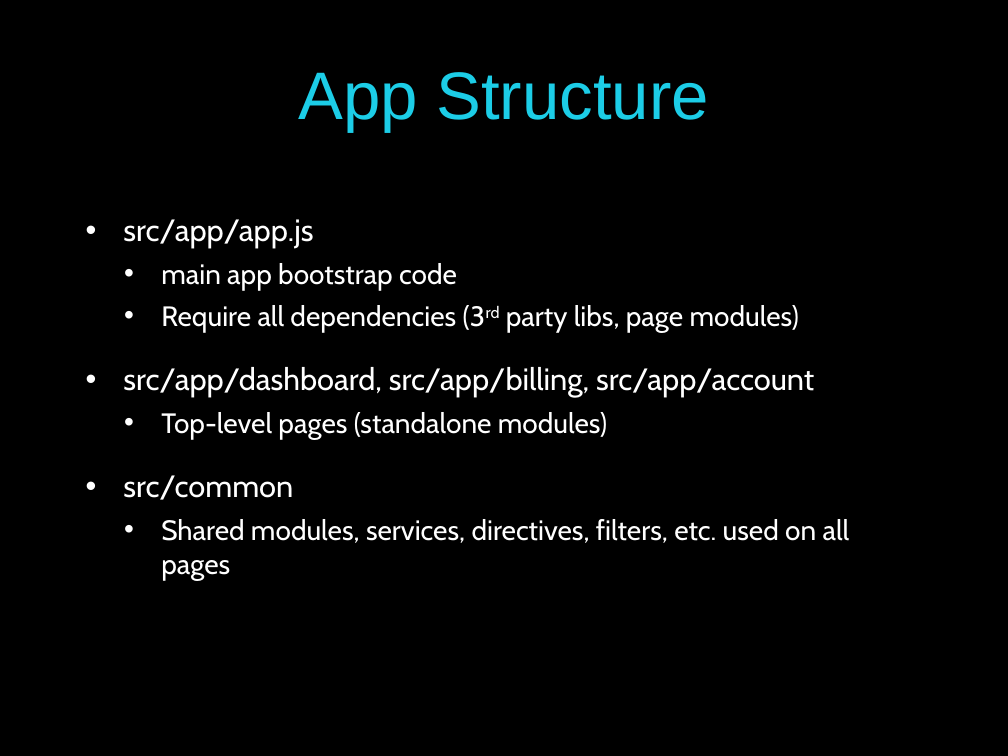
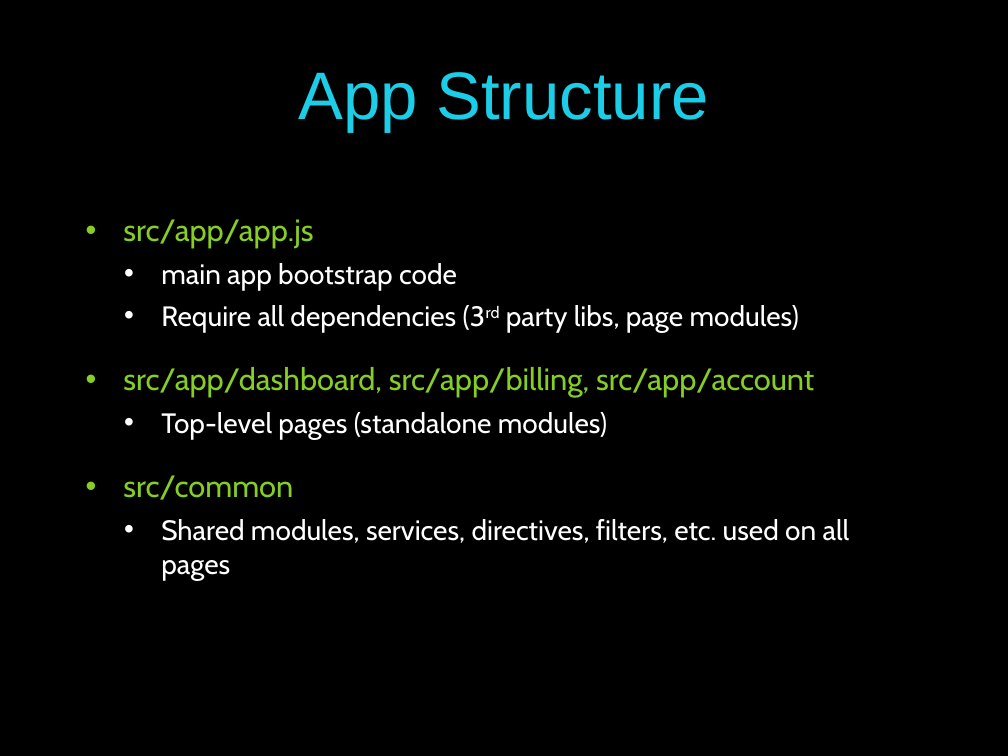
Before and after one commit to pmaccart/ng-bootcamp, a slide deck: slide 17 of slides/ng-bootcamp-day-5.pptx. Drawn at 1008x756 pixels with LibreOffice and Linux fonts; fonts in the diff are those of the drawing. Boxes give left, top, right and bottom in pixels: in the first picture for what was removed or moved away, otherwise in the second. Text is boxed around its words. In the diff, an @@ line names an element or a change of style, - is before the commit and + after.

Commit message:
slides

```diff
--- a/slides/ng-bootcamp-day-5.pptx
+++ b/slides/ng-bootcamp-day-5.pptx
@@ text at [123,219,814,500]: text colour #FFFFFF to #86CE24 in "src/app/app.js", "src/app/dashboard, src/app/billing, src/app/account", "src/common" @@
```
Also in this commit, not shown: 11 other slides changed.
